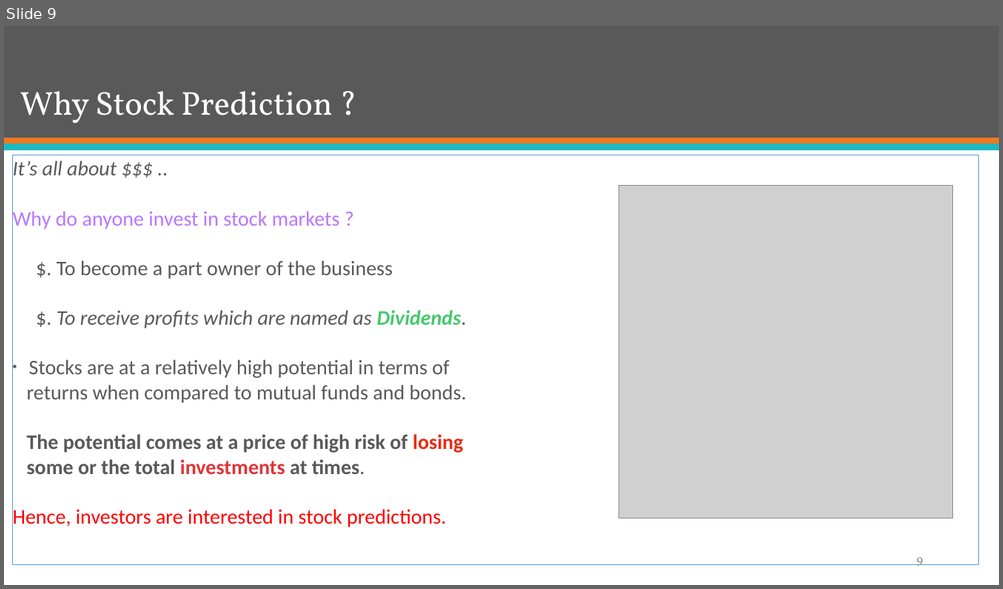
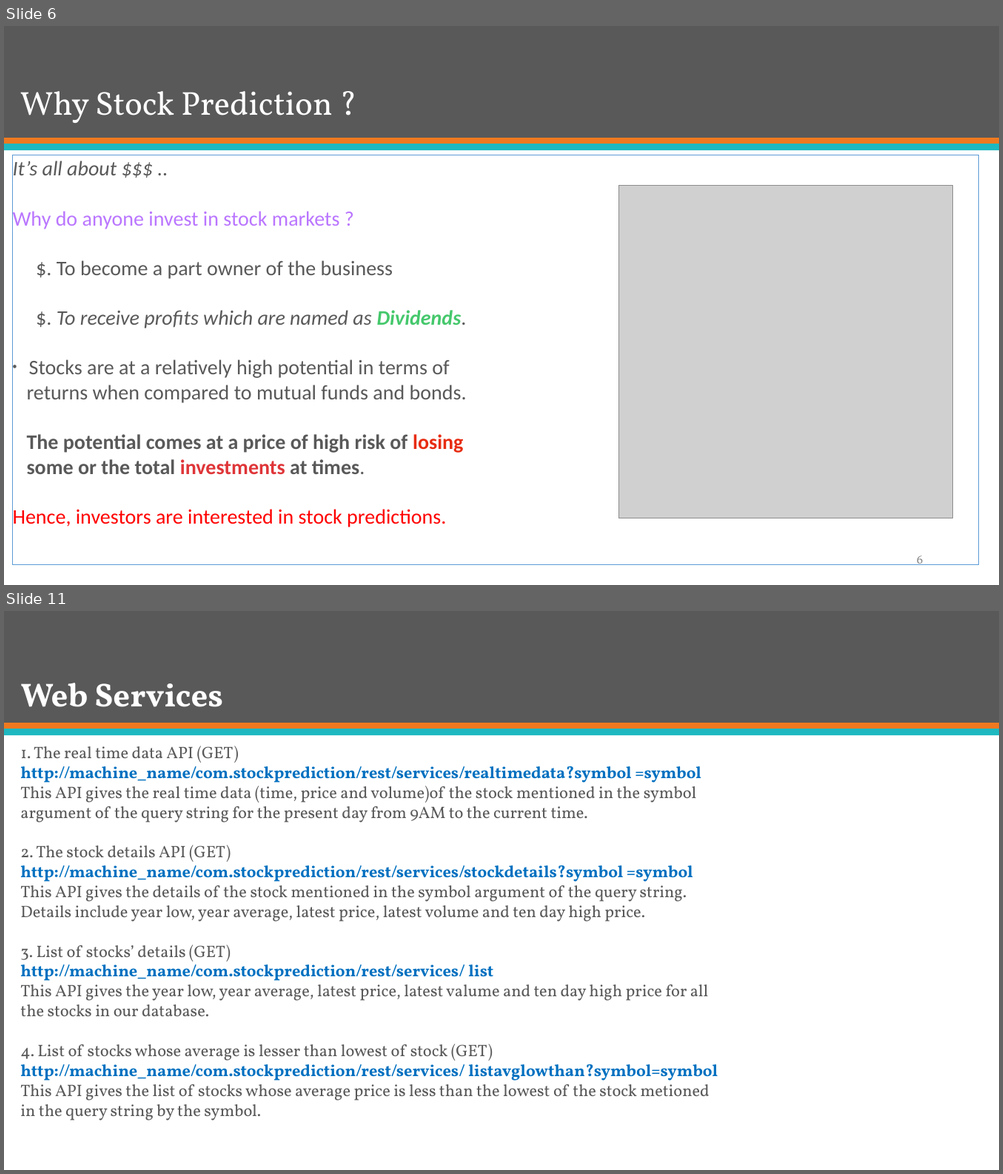
Before and after one commit to mJaiswal/Stock-Market-Prediction-Project, a slide deck: All Documentation/Presentations/Group 13 - ECE 568 - Final Project Preliminary Presentation.pptx. Shown one above the other, each under a label of ours: slide 9 before the commit, slides 6 and 11 after it; the slides between them are not shown. The pictures are 1003x589 and 1003x1174 pixels, drawn with LibreOffice and Linux fonts; fonts in the diff are those of the drawing; grey boxes stand for pictures. Boxes give left, top, right and bottom in pixels: in the first picture for what was removed or moved away, otherwise in the second. Text is boxed around its words. In the diff, an @@ line names an element or a change of style, - is before the commit and + after.

```diff
--- a/All Documentation/Presentations/Group 13 - ECE 568 - Final Project Preliminary Presentation.pptx
+++ b/All Documentation/Presentations/Group 13 - ECE 568 - Final Project Preliminary Presentation.pptx
@@ slide 11 added at [4,611,999,1170], background #FFFFFF; not listed: 3 template elements that a slide beside it also shows @@
@@ title added at [21,683,223,707], 32 pt, text #FFFFFF, bold @@
+Web Services
@@ text added at [20,746,717,1121], 16 pt, text #595959 @@
+1. The real time data API (GET)
+http://machine_name/com.stockprediction/rest/services/realtimedata?symbol =symbol
+This API gives the real time data (time, price and volume)of the stock mentioned in the symbol
+argument of the query string for the present day from 9AM to the current time.
+2. The stock details API (GET)
+http://machine_name/com.stockprediction/rest/services/stockdetails?symbol =symbol
+This API gives the details of the stock mentioned in the symbol argument of the query string.
+Details include year low, year average, latest price, latest volume and ten day high price.
+3. List of stocks’ details (GET)
+http://machine_name/com.stockprediction/rest/services/ list
+This API gives the year low, year average, latest price, latest valume and ten day high price for all
+the stocks in our database.
+4. List of stocks whose average is lesser than lowest of stock (GET)
+http://machine_name/com.stockprediction/rest/services/ listavglowthan?symbol=symbol
+This API gives the list of stocks whose average price is less than the lowest of the stock metioned
+in the query string by the symbol.
@@ what was slide 9 is now slide 6 @@
@@ page number at [916,556,922,565]: text changed @@
-9
+6
```
Also in this commit, not shown: 9 slides changed, 1 other slide added, 11 slides removed, 1 other file.
